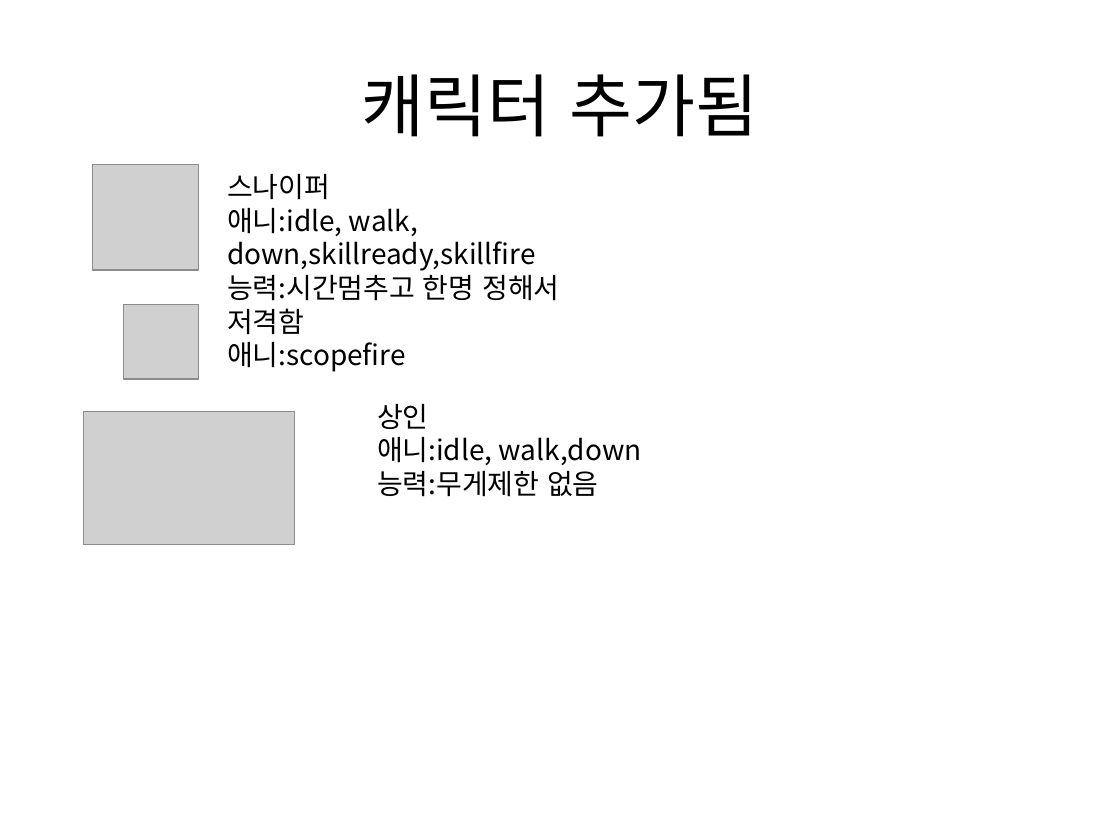
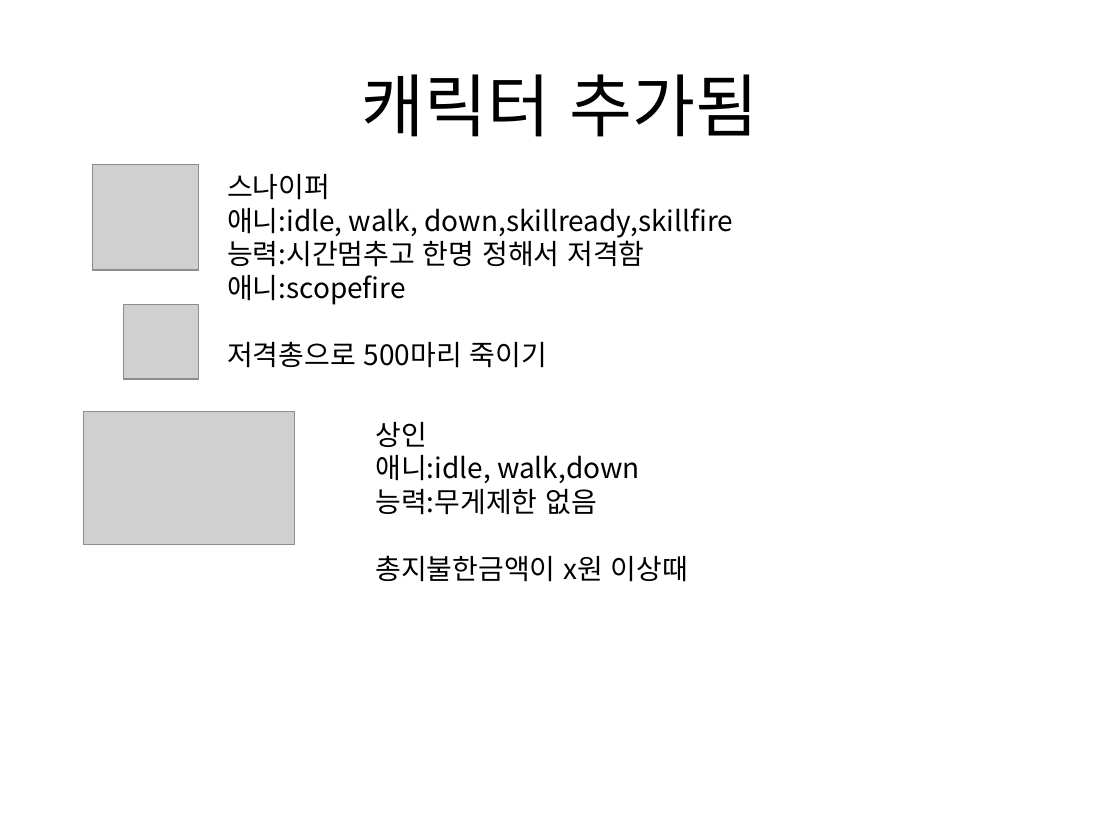
Before and after one commit to gkdlgndpdu/EscapeJail, a slide deck: slide 65 of EscapeJail/Assets/기획/스테이지1기획.pptx. Drawn at 1120x840 pixels with LibreOffice and Linux fonts; fonts in the diff are those of the drawing; grey boxes stand for pictures. Boxes give left, top, right and bottom in pixels: in the first picture for what was removed or moved away, otherwise in the second. Text is boxed around its words. In the diff, an @@ line names an element or a change of style, - is before the commit and + after.

```diff
--- a/EscapeJail/Assets/기획/스테이지1기획.pptx
+++ b/EscapeJail/Assets/기획/스테이지1기획.pptx
@@ text at <box>227,341,547,368</box>: paragraph added @@
+저격총으로 500마리 죽이기
@@ text "상인": place and size @@
-text "상인" at <box>377,404,642,497</box>
+text "상인" at <box>375,422,688,582</box>
@@ text at <box>375,555,688,582</box>: paragraph added @@
+총지불한금액이 x원 이상때
```
Also in this commit, not shown: 2 other slides changed, 1 slide added, 4 other files.
